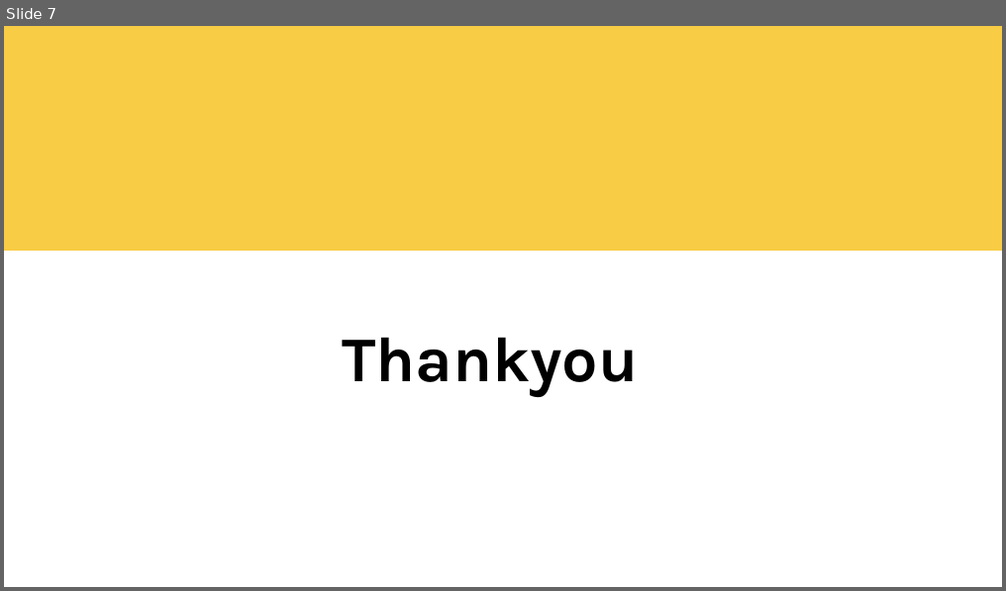
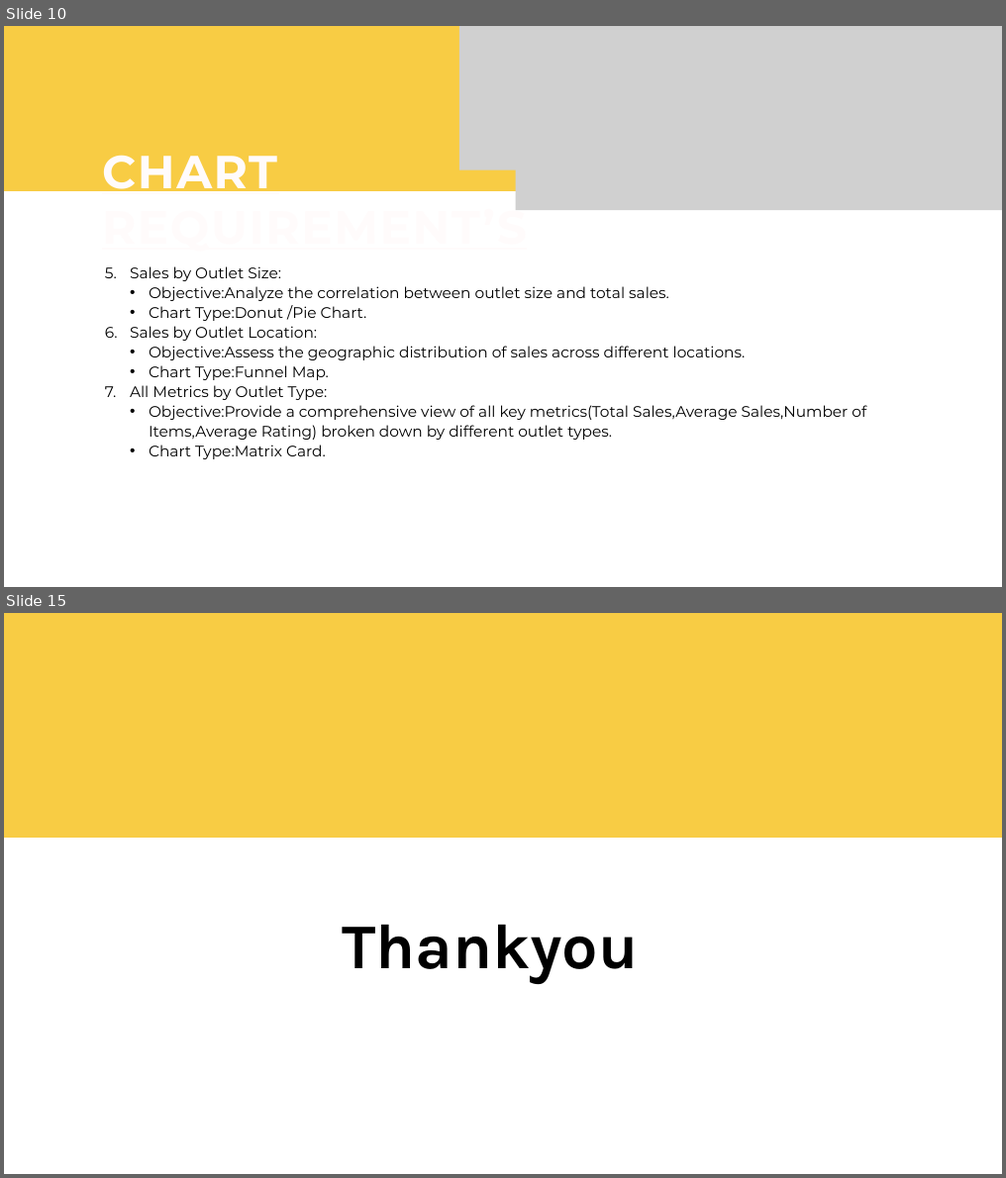
Before and after one commit to Nian2024/blinkit_analysis, a slide deck: blinkit.pptx. Shown one above the other, each under a label of ours: slide 7 before the commit, slides 10 and 15 after it; the slides between them are not shown. The pictures are 1006x591 and 1006x1178 pixels, drawn with LibreOffice and Linux fonts; fonts in the diff are those of the drawing; grey boxes stand for pictures. Boxes give left, top, right and bottom in pixels: in the first picture for what was removed or moved away, otherwise in the second. Text is boxed around its words. In the diff, an @@ line names an element or a change of style, - is before the commit and + after.

```diff
--- a/blinkit.pptx
+++ b/blinkit.pptx
@@ slide 10 added at [4, 26, 1002, 587], background #FFFFFF @@
@@ freeform shape added at [4, 26, 1002, 191], fill #F8CC44 @@
@@ picture added at [459, 26, 782, 171] @@
@@ picture added at [516, 26, 1002, 210] @@
@@ text added at [102, 155, 527, 210], 66.8 pt, text #FFFBFB, bold, underline @@
+CHART REQUIREMENT’S
@@ text added at [130, 286, 866, 460], 22 pt, text #000000 @@
+5. Sales by Outlet Size:
+  • Objective:Analyze the correlation between outlet size and total sales.
+  • Chart Type:Donut /Pie Chart.
+6. Sales by Outlet Location:
+  • Objective:Assess the geographic distribution of sales across different locations.
+  • Chart Type:Funnel Map.
+7. All Metrics by Outlet Type:
+  • Objective:Provide a comprehensive view of all key metrics(Total Sales,Average Sales,Number of Items,Average Rating) broken down by different outlet types.
+  • Chart Type:Matrix Card.
@@ what was slide 7 is now slide 15 @@
```
Also in this commit, not shown: 5 slides changed, 7 other slides added.
